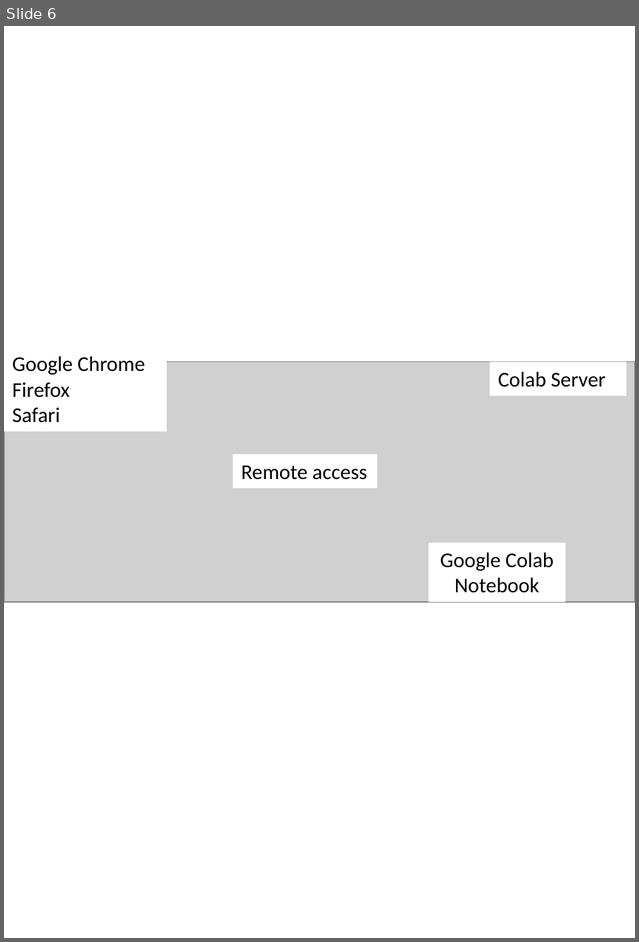
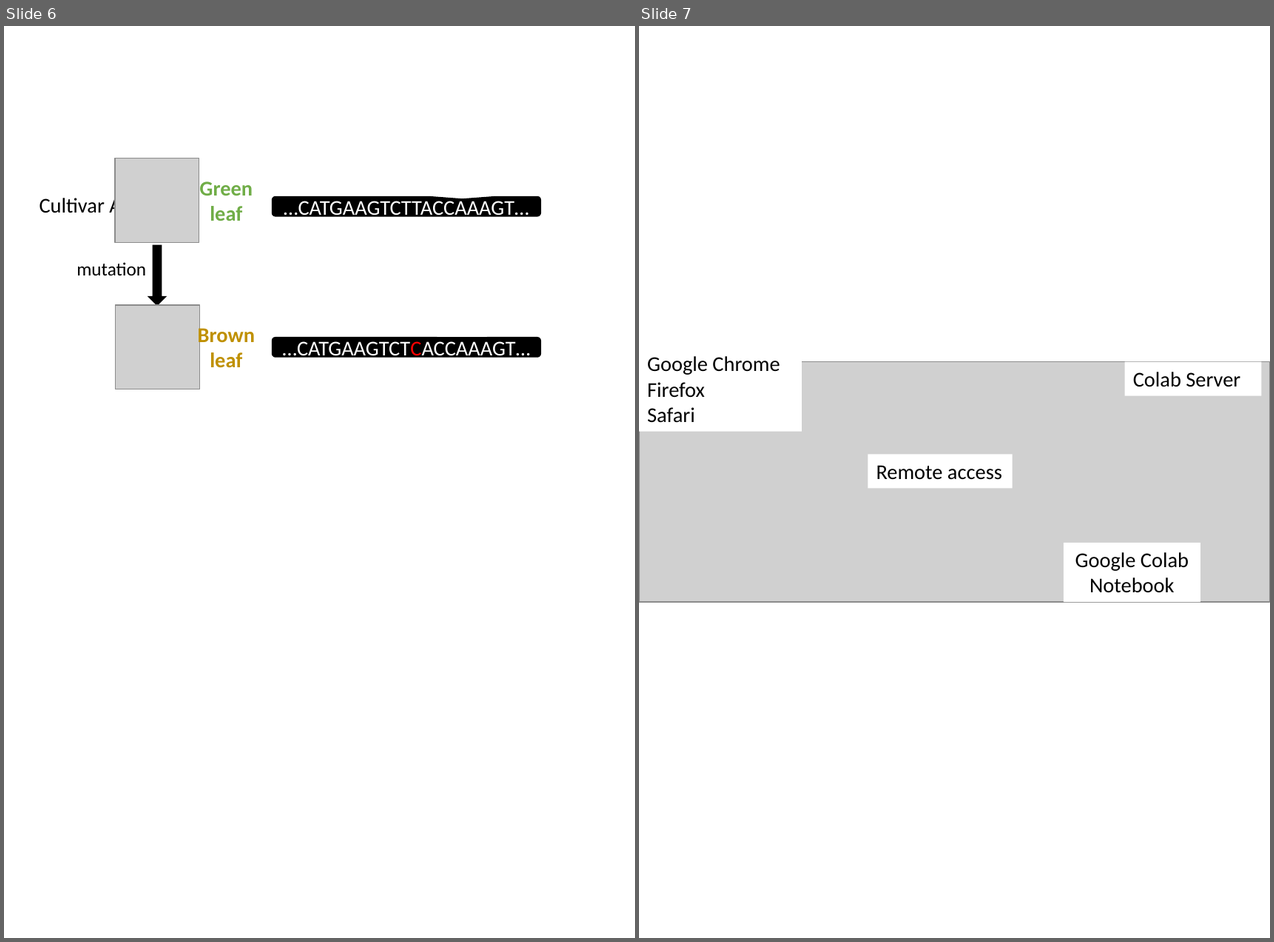
Before and after one commit to slt666666/FAO_lecture, a slide deck: FAO_2024/mutmapqtlseq.pptx. Shown side by side, each under a label of ours: slide 6 before the commit, slides 6 and 7 after it. The pictures are 639x942 and 1274x942 pixels, drawn with LibreOffice and Linux fonts; fonts in the diff are those of the drawing; grey boxes stand for pictures. Boxes give left, top, right and bottom in pixels: in the first picture for what was removed or moved away, otherwise in the second. Text is boxed around its words. In the diff, an @@ line names an element or a change of style, - is before the commit and + after.

```diff
--- a/FAO_2024/mutmapqtlseq.pptx
+++ b/FAO_2024/mutmapqtlseq.pptx
@@ slide 6 added at box(4, 26, 635, 938), background #FFFFFF @@
@@ picture added at box(115, 158, 199, 242) @@
@@ text added at box(40, 195, 121, 218), 18 pt, text #000000 @@
+Cultivar A
@@ text added at box(199, 181, 253, 221), 18 pt, text #70AD47, bold @@
+Green leaf
@@ rounded speech box added at box(273, 197, 541, 216), fill #000000, outline #000000 1 pt, 18 pt, text #FFFFFF @@
+…CATGAAGTCTTACCAAAGT…
@@ right arrow added at box(149, 245, 166, 305), fill #000000, outline #000000 1 pt @@
@@ text added at box(77, 262, 146, 275), 16 pt, text #000000 @@
+mutation
@@ picture added at box(115, 306, 199, 389) @@
@@ text added at box(198, 325, 255, 368), 18 pt, text #BF9000, bold @@
+Brown leaf
@@ rounded speech box added at box(273, 338, 541, 357), fill #000000, outline #000000 1 pt, 18 pt, text #FFFFFF @@
+…CATGAAGTCTCACCAAAGT…
@@ what was slide 6 is now slide 7 @@
```
Also in this commit, not shown: 1 slide changed, 9 other files.
